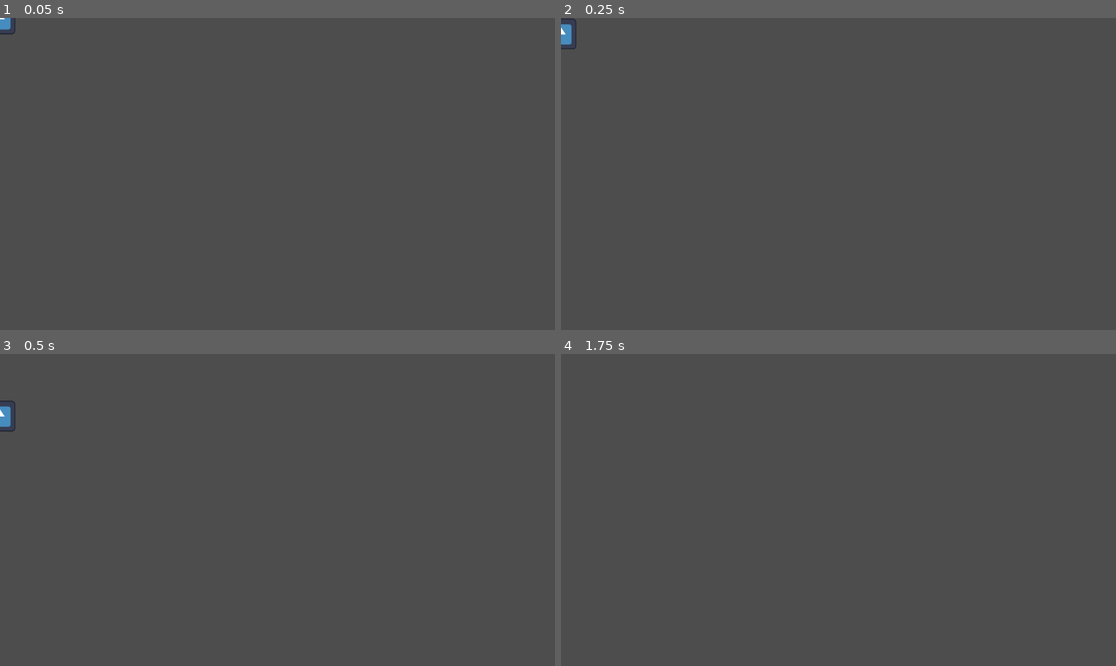
Above: before the commit, frames 1-4 (two rows, left to right).
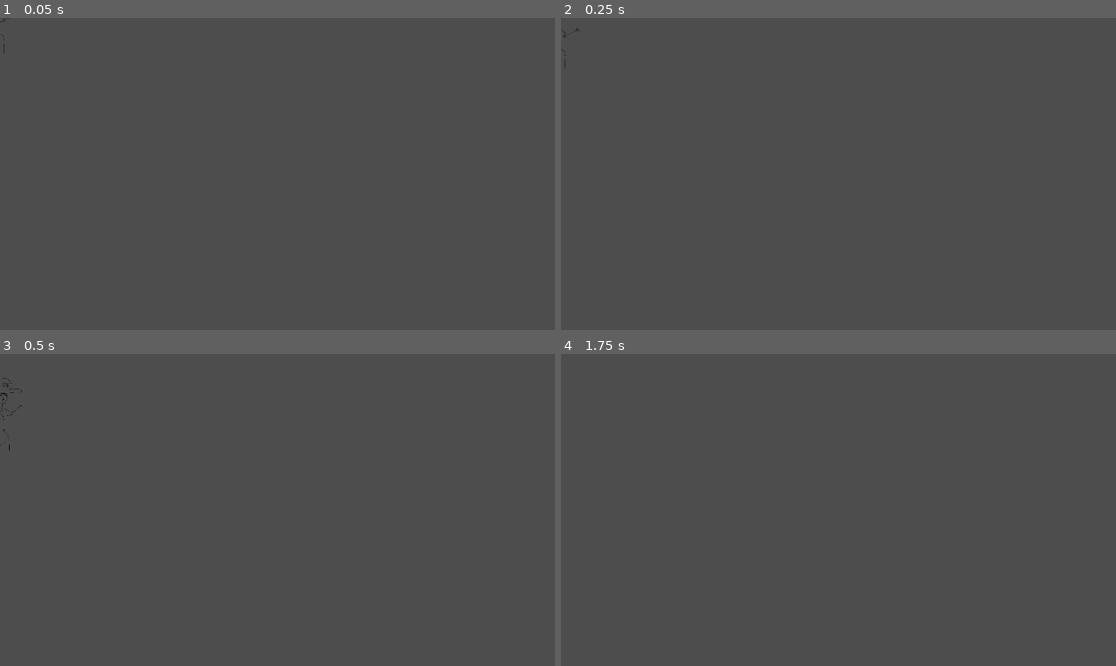
Above: after the commit, the same moments.

Repository: VitaminTussle/absurd-fighting-game
Game: Godot game, scene res://fighters/dollar_store_employee/dollar_store_employee.tscn
The game is run twice, just before and just after one commit, with the same random seed, the same clock (stepped at 60 frames per second) and the same inputs. This scene is started directly instead of the project's main scene. The engine's default icon, where the game draws it, is replaced by a stand-in: a white triangle on a blue panel in a dark square.
Inputs:
- Up to frame 1 (0.05 s): no input
- Up to frame 2 (0.25 s): no input
- Up to frame 3 (0.5 s): no input
- Up to frame 4 (1.75 s): tap Enter (ui_accept) at 0.5, 0.77, 1.52 s

The runs differ from the first frame. In frame 1, 0.1% of the frame differs, in the area x 0-3%, y 0-12%; in frame 2, 0.2%; in frame 3, 0.2%, in the area x 0-5%, y 7-31%; in frame 4, nothing differs.

Commit message:
initial (garbage) animations

Diff:
--- a/fighters/dollar_store_employee/dollar_store_employee.gd
+++ b/fighters/dollar_store_employee/dollar_store_employee.gd
@@ -4,8 +4,25 @@
 
 func _ready():
 	raycast = $FighterFinderRaycast
+	animation = %Animation
+	animation.play("idle")
+
+func _process(delta):
+	if facing_right:
+		animation.flip_h = false
+	else:
+		animation.flip_h = true
 
 # superclass extended methods
+
+func animate_move_forward():
+	animation.play("fwd_walk")
+
+func animate_move_backward():
+	animation.play("bkwd_walk")
+
+func animate_stop_moving():
+	animation.play("idle")
 
 func light_attack(in_air: bool, horiz_dir: float, vert_dir: float):
 	# grounded attacks
@@ -19,3 +36,4 @@
 	$GroundedJab.visible = true
 	if $GroundedJab.has_overlapping_bodies():
 		deal_damage.emit(2 if player_number == 1 else 1, 10)
+	animation.play("grounded_light_attack")
--- a/fighters/dollar_store_employee/dollar_store_employee.tscn
+++ b/fighters/dollar_store_employee/dollar_store_employee.tscn
@@ -1,22 +1,168 @@
-[gd_scene load_steps=6 format=3 uid="uid://dg1ywu4koculj"]
+[gd_scene load_steps=24 format=3 uid="uid://dg1ywu4koculj"]
 
 [ext_resource type="Script" path="res://fighters/dollar_store_employee/dollar_store_employee.gd" id="1_85s88"]
-[ext_resource type="Texture2D" uid="uid://bk653rk7n6pek" path="res://icon.svg" id="2_5feyu"]
+[ext_resource type="Texture2D" uid="uid://bi3k1s67wn362" path="res://assets/spritesheets/dollar_store_employee.png" id="2_07tur"]
 [ext_resource type="PackedScene" uid="uid://c5h455f6h7rgm" path="res://fighters/_fighter_utils/fighter_finder_raycast/fighter_finder_raycast.tscn" id="3_frhsn"]
 
+[sub_resource type="AtlasTexture" id="AtlasTexture_dgnql"]
+atlas = ExtResource("2_07tur")
+region = Rect2(0, 1500, 500, 500)
+
+[sub_resource type="AtlasTexture" id="AtlasTexture_ftnk4"]
+atlas = ExtResource("2_07tur")
+region = Rect2(500, 1500, 500, 500)
+
+[sub_resource type="AtlasTexture" id="AtlasTexture_gpge7"]
+atlas = ExtResource("2_07tur")
+region = Rect2(1000, 1500, 500, 500)
+
+[sub_resource type="AtlasTexture" id="AtlasTexture_ne3jr"]
+atlas = ExtResource("2_07tur")
+region = Rect2(1500, 1500, 500, 500)
+
+[sub_resource type="AtlasTexture" id="AtlasTexture_i6t7d"]
+atlas = ExtResource("2_07tur")
+region = Rect2(0, 1000, 500, 500)
+
+[sub_resource type="AtlasTexture" id="AtlasTexture_4bkw0"]
+atlas = ExtResource("2_07tur")
+region = Rect2(500, 1000, 500, 500)
+
+[sub_resource type="AtlasTexture" id="AtlasTexture_itlhp"]
+atlas = ExtResource("2_07tur")
+region = Rect2(1000, 1000, 500, 500)
+
+[sub_resource type="AtlasTexture" id="AtlasTexture_i3irr"]
+atlas = ExtResource("2_07tur")
+region = Rect2(1500, 1000, 500, 500)
+
+[sub_resource type="AtlasTexture" id="AtlasTexture_dhnse"]
+atlas = ExtResource("2_07tur")
+region = Rect2(0, 500, 500, 500)
+
+[sub_resource type="AtlasTexture" id="AtlasTexture_8wv4q"]
+atlas = ExtResource("2_07tur")
+region = Rect2(500, 500, 500, 500)
+
+[sub_resource type="AtlasTexture" id="AtlasTexture_xg6oh"]
+atlas = ExtResource("2_07tur")
+region = Rect2(1000, 500, 500, 500)
+
+[sub_resource type="AtlasTexture" id="AtlasTexture_k7qgn"]
+atlas = ExtResource("2_07tur")
+region = Rect2(1500, 500, 500, 500)
+
+[sub_resource type="AtlasTexture" id="AtlasTexture_yu8s5"]
+atlas = ExtResource("2_07tur")
+region = Rect2(2000, 500, 500, 500)
+
+[sub_resource type="AtlasTexture" id="AtlasTexture_mawya"]
+atlas = ExtResource("2_07tur")
+region = Rect2(2500, 500, 500, 500)
+
+[sub_resource type="AtlasTexture" id="AtlasTexture_mfbyd"]
+atlas = ExtResource("2_07tur")
+region = Rect2(3000, 500, 500, 500)
+
+[sub_resource type="AtlasTexture" id="AtlasTexture_wi6pc"]
+atlas = ExtResource("2_07tur")
+region = Rect2(0, 0, 500, 500)
+
+[sub_resource type="AtlasTexture" id="AtlasTexture_6mlia"]
+atlas = ExtResource("2_07tur")
+region = Rect2(500, 0, 500, 500)
+
+[sub_resource type="SpriteFrames" id="SpriteFrames_u3sso"]
+animations = [{
+"frames": [{
+"duration": 1.0,
+"texture": SubResource("AtlasTexture_dgnql")
+}, {
+"duration": 1.0,
+"texture": SubResource("AtlasTexture_ftnk4")
+}, {
+"duration": 1.0,
+"texture": SubResource("AtlasTexture_gpge7")
+}, {
+"duration": 1.0,
+"texture": SubResource("AtlasTexture_ne3jr")
+}],
+"loop": true,
+"name": &"bkwd_walk",
+"speed": 5.0
+}, {
+"frames": [{
+"duration": 1.0,
+"texture": SubResource("AtlasTexture_i6t7d")
+}, {
+"duration": 1.0,
+"texture": SubResource("AtlasTexture_4bkw0")
+}, {
+"duration": 1.0,
+"texture": SubResource("AtlasTexture_itlhp")
+}, {
+"duration": 1.0,
+"texture": SubResource("AtlasTexture_i3irr")
+}],
+"loop": true,
+"name": &"fwd_walk",
+"speed": 5.0
+}, {
+"frames": [{
+"duration": 1.0,
+"texture": SubResource("AtlasTexture_dhnse")
+}, {
+"duration": 1.0,
+"texture": SubResource("AtlasTexture_8wv4q")
+}, {
+"duration": 1.0,
+"texture": SubResource("AtlasTexture_xg6oh")
+}, {
+"duration": 1.0,
+"texture": SubResource("AtlasTexture_k7qgn")
+}, {
+"duration": 1.0,
+"texture": SubResource("AtlasTexture_yu8s5")
+}, {
+"duration": 1.0,
+"texture": SubResource("AtlasTexture_mawya")
+}, {
+"duration": 1.0,
+"texture": SubResource("AtlasTexture_mfbyd")
+}],
+"loop": false,
+"name": &"grounded_light_attack",
+"speed": 10.0
+}, {
+"frames": [{
+"duration": 1.0,
+"texture": SubResource("AtlasTexture_wi6pc")
+}, {
+"duration": 1.0,
+"texture": SubResource("AtlasTexture_6mlia")
+}],
+"loop": true,
+"name": &"idle",
+"speed": 2.0
+}]
+
 [sub_resource type="RectangleShape2D" id="RectangleShape2D_hne8i"]
-size = Vector2(50, 50)
+size = Vector2(50, 142)
 
 [sub_resource type="CircleShape2D" id="CircleShape2D_jvfj7"]
 
 [node name="DollarStoreEmployee" type="CharacterBody2D"]
 script = ExtResource("1_85s88")
 
-[node name="Sprite" type="Sprite2D" parent="."]
-scale = Vector2(0.5, 0.5)
-texture = ExtResource("2_5feyu")
+[node name="Animation" type="AnimatedSprite2D" parent="."]
+unique_name_in_owner = true
+texture_filter = 1
+scale = Vector2(0.4, 0.4)
+sprite_frames = SubResource("SpriteFrames_u3sso")
+animation = &"idle"
 
 [node name="CollisionShape" type="CollisionShape2D" parent="."]
+position = Vector2(0, 1)
 shape = SubResource("RectangleShape2D_hne8i")
 
 [node name="FighterFinderRaycast" parent="." instance=ExtResource("3_frhsn")]
@@ -27,5 +173,5 @@
 collision_layer = 0
 
 [node name="CollisionShape2D" type="CollisionShape2D" parent="GroundedJab"]
-position = Vector2(37, 0)
+position = Vector2(38, -12)
 shape = SubResource("CircleShape2D_jvfj7")
--- a/globals/fighter_control_base.gd
+++ b/globals/fighter_control_base.gd
@@ -1,4 +1,7 @@
 extends CharacterBody2D
+
+const FWD_WALK_ANIM = "fwd_walk"
+const BKWD_WALK_ANIM = "bkwd_walk"
 
 @export var player_number := 1
 @export var gravity := 1000
@@ -9,13 +12,21 @@
 signal deal_damage(to_player: int, amount: float)
 
 var raycast: FighterFinderRaycast = null
+var animation: AnimatedSprite2D = null
 var can_double_jump := false
 var is_fast_falling := false
 var x_limit := 0
+var facing_right := true
+
+var has_connected_signals := false
 
 # engine methods
 
 func _physics_process(delta):
+	if animation != null and !has_connected_signals:
+		animation.animation_finished.connect(_idle_on_anim_finish)
+		has_connected_signals = true
+
 	if not is_on_floor():
 		if Input.is_action_just_pressed(_get_input_name("down")):
 			is_fast_falling = true
@@ -44,8 +55,26 @@
 			velocity.x = horiz_direction * walk_speed
 		else:
 			velocity.x = move_toward(velocity.x, 0, walk_speed)
+			if animation != null and (animation.animation == FWD_WALK_ANIM or animation.animation == BKWD_WALK_ANIM):
+				animate_stop_moving()
+		# process correct moving animation
+		if raycast != null:
+			if horiz_direction > 0 and raycast.right_ray.is_colliding():
+				facing_right = true
+				animate_move_forward()
+			elif horiz_direction < 0 and raycast.left_ray.is_colliding():
+				facing_right = false
+				animate_move_forward()
+			elif horiz_direction > 0 and raycast.left_ray.is_colliding():
+				facing_right = false
+				animate_move_backward()
+			else:
+				facing_right = true
+				animate_move_backward()
 	else:
 		velocity.x = move_toward(velocity.x, 0, walk_speed)
+		if animation != null and (animation.animation == FWD_WALK_ANIM or animation.animation == BKWD_WALK_ANIM):
+				animate_stop_moving()
 
 	if Input.is_action_just_pressed(_get_input_name("light")):
 		light_attack(velocity.y != 0, horiz_direction, vert_direction)
@@ -57,6 +86,15 @@
 	move_and_slide()
 
 # overridable methods
+
+func animate_move_forward():
+	pass
+
+func animate_move_backward():
+	pass
+
+func animate_stop_moving():
+	pass
 
 func light_attack(in_air: bool, horiz_dir: float, vert_dir: float):
 	pass
@@ -71,3 +109,7 @@
 
 func _get_input_name(action: String):
 	return "p" + str(player_number) + "_" + action
+
+func _idle_on_anim_finish():
+	if animation.animation != FWD_WALK_ANIM and animation.animation != BKWD_WALK_ANIM:
+		animate_stop_moving()
Binary file added: assets/spritesheets/dollar_store_employee.png
Not shown, added: assets/spritesheets/dollar_store_employee.png.import
